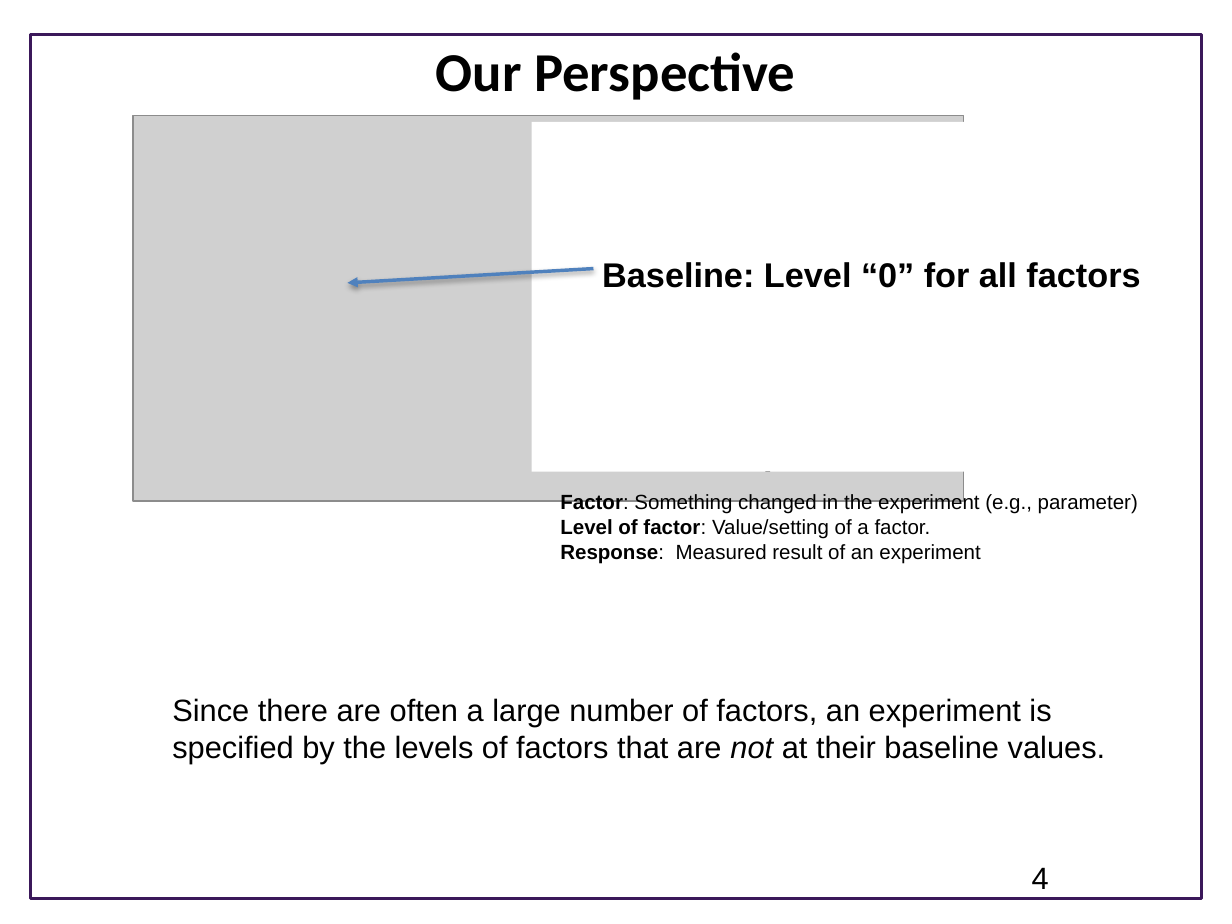
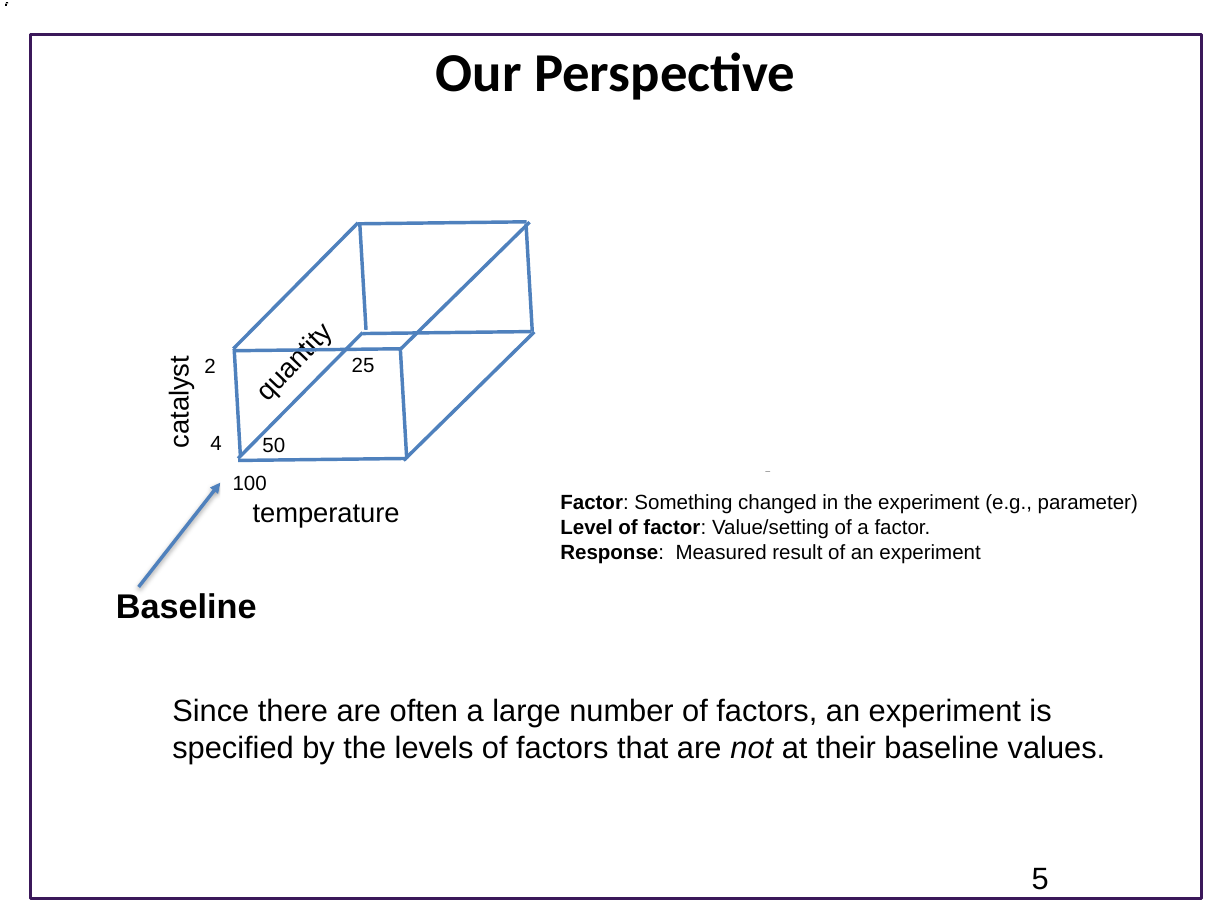
Before and after one commit to ModelEngineering/BIOEN-437, a slide deck: slide 5 of Lectures/Design-Of-Experiments/doe_overview.pptx (slide 4 before the commit). Drawn at 1232x924 pixels with LibreOffice and Linux fonts; fonts in the diff are those of the drawing; grey boxes stand for pictures; background and template pictures are left out. Boxes give left, top, right and bottom in pixels: in the first picture for what was removed or moved away, otherwise in the second. Text is boxed around its words. In the diff, an @@ line names an element or a change of style, - is before the commit and + after.

```diff
--- a/Lectures/Design-Of-Experiments/doe_overview.pptx
+++ b/Lectures/Design-Of-Experiments/doe_overview.pptx
@@ picture removed at [133,116,963,501] @@
@@ arrow moved from (594, 269) - (347, 283) to (362, 334) - (531, 331) @@
@@ arrow (362, 334) - (531, 331): arrow to line @@
@@ group added at [155,222,535,528]: 11 lines, 5 rectangles, 3 texts @@
+25
+50
+quantity
+temperature
+catalyst
+2
+4
+100
@@ arrow added from (139, 586) to (221, 483), #4F81BD 2 pt @@
@@ text at [116,593,257,619]: text changed @@
-Baseline: Level “0” for all factors
+Baseline
@@ page number at [1032,867,1049,890]: text changed @@
-4
+5
```
Also in this commit, not shown: 9 other slides changed, 2 slides added, 3 slides removed.
